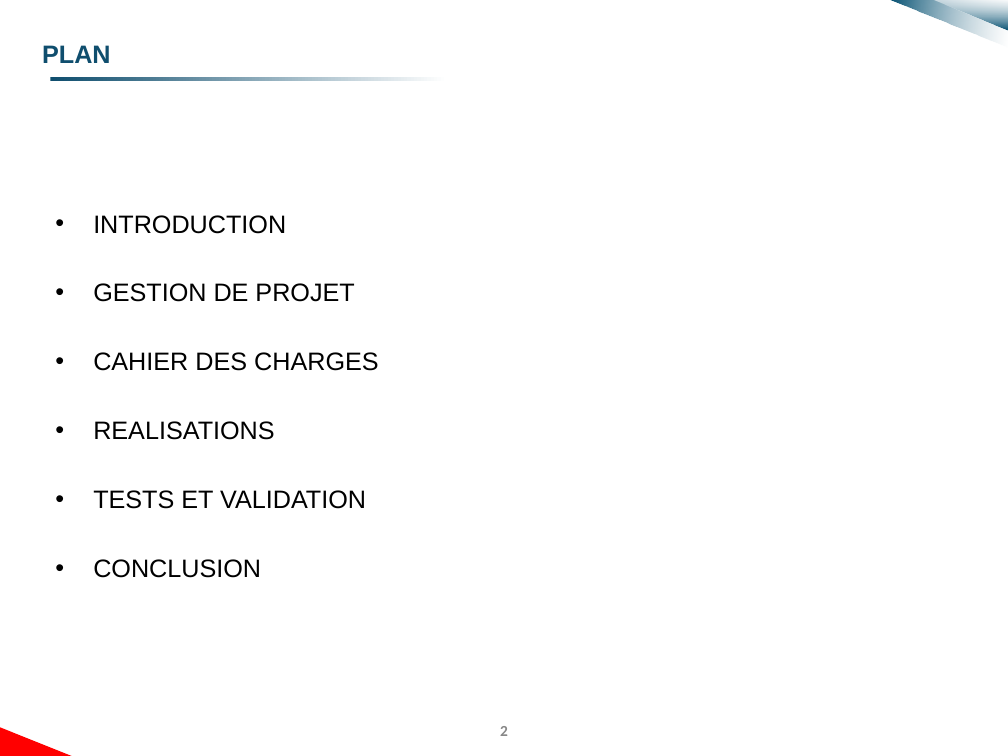
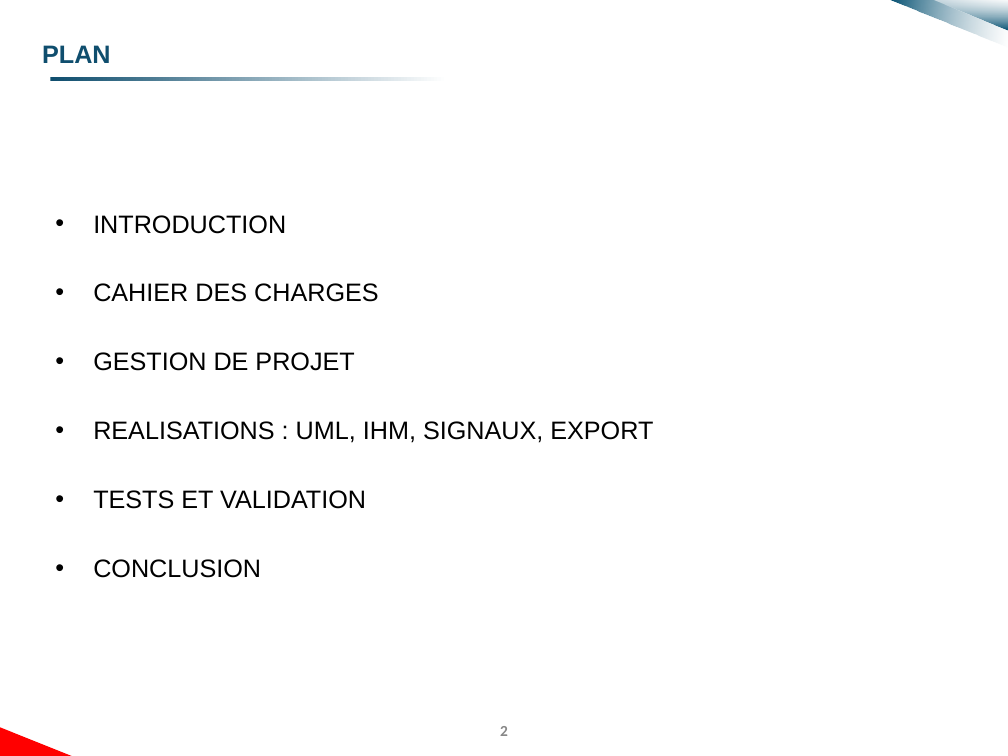
Before and after one commit to Nakio195/GBF_Project, a slide deck: slide 2 of Docs/Rendus/Rendu 3/Rendu 3.pptx. Drawn at 1008x756 pixels with LibreOffice and Linux fonts; fonts in the diff are those of the drawing; background and template pictures are left out. Boxes give left, top, right and bottom in pixels: in the first picture for what was removed or moved away, otherwise in the second. Text is boxed around its words. In the diff, an @@ line names an element or a change of style, - is before the commit and + after.

```diff
--- a/Docs/Rendus/Rendu 3/Rendu 3.pptx
+++ b/Docs/Rendus/Rendu 3/Rendu 3.pptx
@@ text at [93,283,379,302]: paragraph added @@
+• CAHIER DES CHARGES
@@ text at [93,421,653,443]: text changed @@
-• CAHIER DES CHARGES
-• REALISATIONS
+• REALISATIONS : UML, IHM, SIGNAUX, EXPORT
```
Also in this commit, not shown: 9 other slides changed, 4 slides added.
